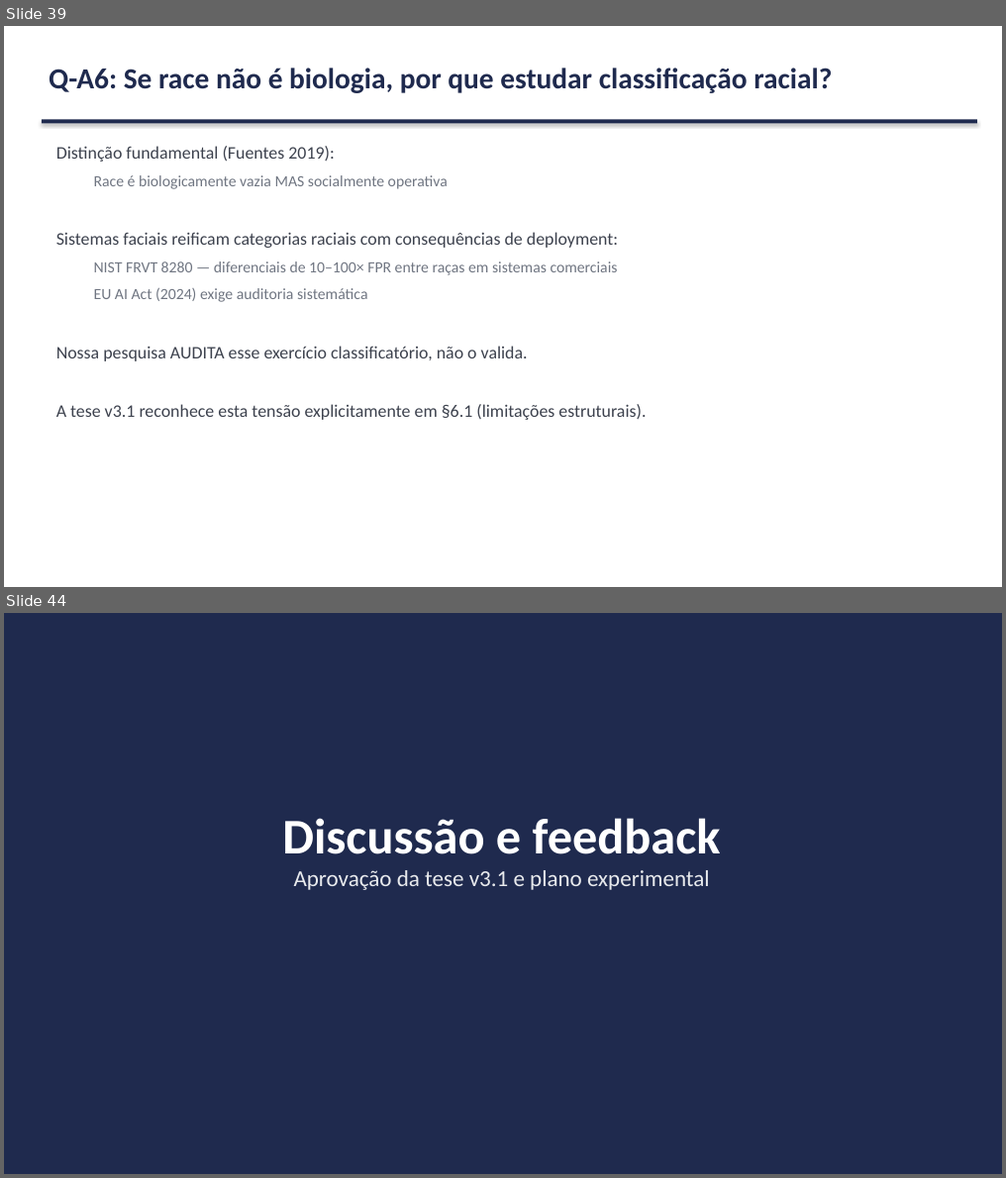
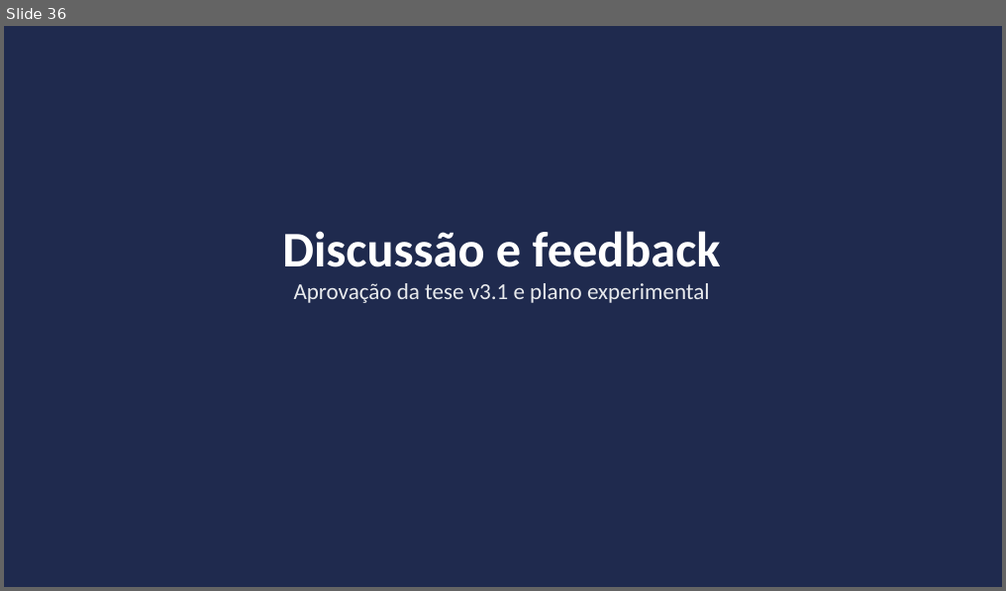
Before and after one commit to marcellozzetti/Facial-Recognition-Models-Mitigating-Bias, a slide deck: docs/ativo/material_reuniao_orientador_2026-06.pptx. Shown one above the other, each under a label of ours: slides 39 and 44 before the commit, slide 36 after it; the slides between them are not shown. The pictures are 1006x1178 and 1006x591 pixels, drawn with LibreOffice and Linux fonts; fonts in the diff are those of the drawing. Boxes give left, top, right and bottom in pixels: in the first picture for what was removed or moved away, otherwise in the second. Text is boxed around its words. In the diff, an @@ line names an element or a change of style, - is before the commit and + after.

```diff
--- a/docs/ativo/material_reuniao_orientador_2026-06.pptx
+++ b/docs/ativo/material_reuniao_orientador_2026-06.pptx
@@ slide 39 removed at [4, 26, 1002, 587], background #FFFFFF @@
@@ text removed at [49, 68, 832, 93] @@
-Q-A6: Se race não é biologia, por que estudar classificação racial?
@@ rectangle removed at [42, 120, 977, 123] @@
@@ text removed at [56, 146, 646, 420] @@
-Distinção fundamental (Fuentes 2019):
-  Race é biologicamente vazia MAS socialmente operativa
-Sistemas faciais reificam categorias raciais com consequências de deployment:
-  NIST FRVT 8280 — diferenciais de 10–100× FPR entre raças em sistemas comerciais
-  EU AI Act (2024) exige auditoria sistemática
-Nossa pesquisa AUDITA esse exercício classificatório, não o valida.
-A tese v3.1 reconhece esta tensão explicitamente em §6.1 (limitações estruturais).
@@ what was slide 44 is now slide 36 @@
```
Also in this commit, not shown: 32 slides changed, 2 slides added, 9 other slides removed, 1 other file.
